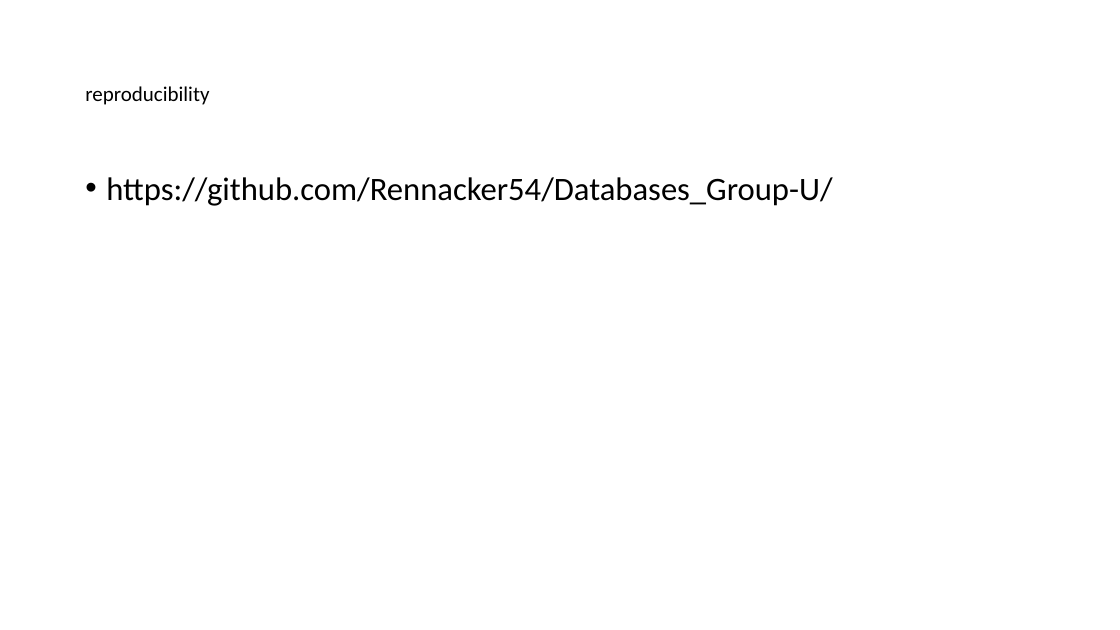
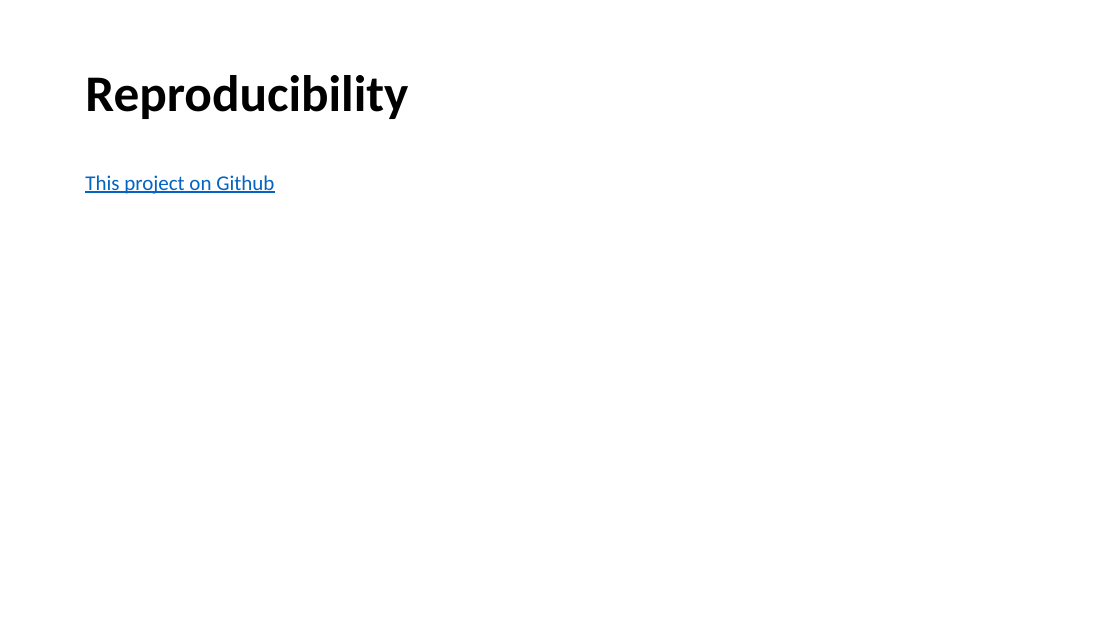
Before and after one commit to Rennacker54/Databases_Group-U, a slide deck: slide 6 of DBProject_Group U.pptx. Drawn at 1120x630 pixels with LibreOffice and Linux fonts; fonts in the diff are those of the drawing. Boxes give left, top, right and bottom in pixels: in the first picture for what was removed or moved away, otherwise in the second. Text is boxed around its words. In the diff, an @@ line names an element or a change of style, - is before the commit and + after.

```diff
--- a/DBProject_Group U.pptx
+++ b/DBProject_Group U.pptx
@@ title at <box>85,75,408,119</box>: text changed; size 18 to 44 pt; bold on @@
-reproducibility
+Reproducibility
@@ text at <box>85,175,274,194</box>: text changed; size 28 to 18 pt; text colour #000000 to #0563C1 @@
-• https://github.com/Rennacker54/Databases_Group-U/
+This project on Github
```
Also in this commit, not shown: 4 other slides changed, 1 slide removed, 2 other files.
